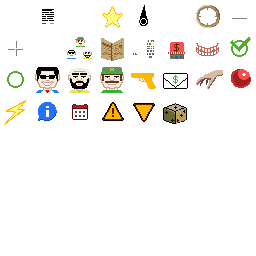
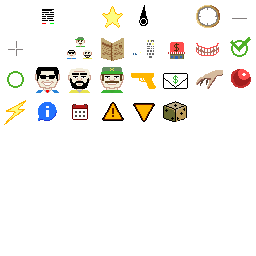
Comparing the layer stacks of the two 256×256 images. Changes:
painted on "art" over [163, 101, 187, 124]
hid "Ellipse 1" over [196, 5, 204, 28]
